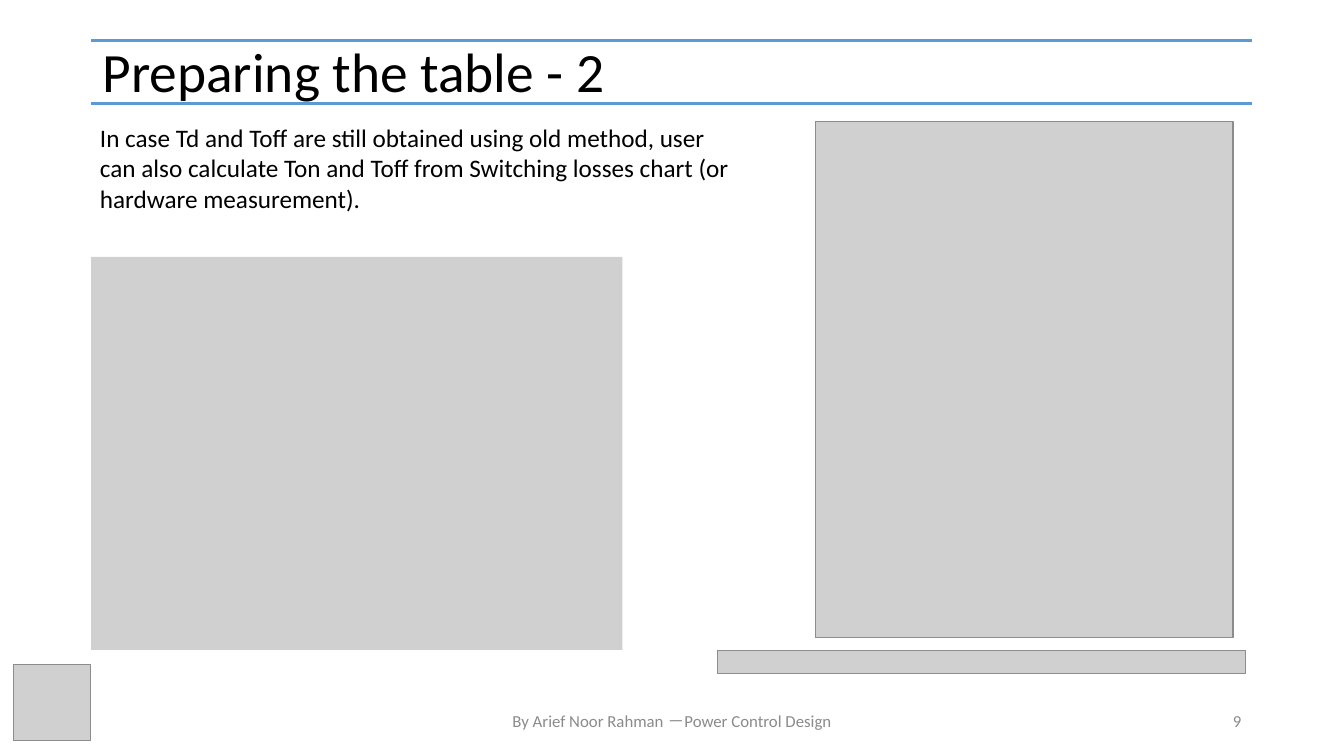
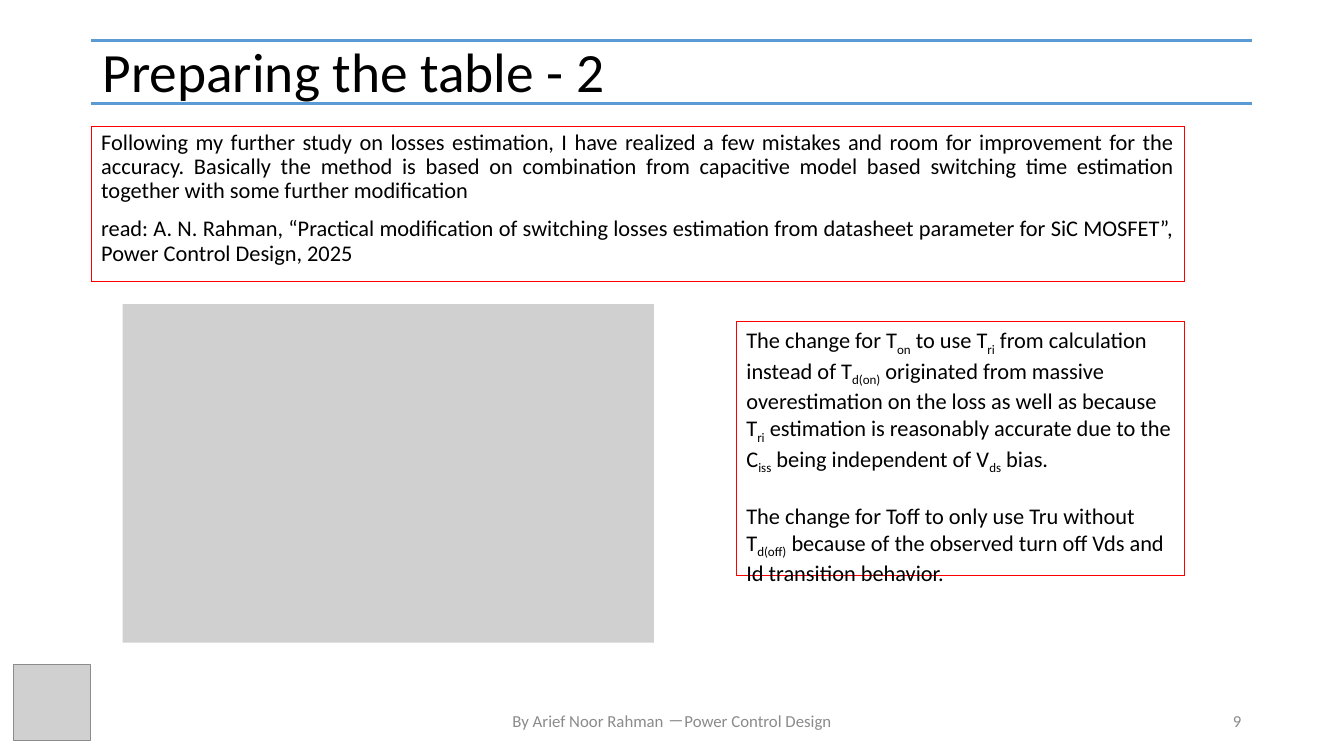
Before and after one commit to physicboy/QSPICE, a slide deck: slide 9 of Ideal PWL Transient Losses Analysis/PWL Losses Analysis.pptx. Drawn at 1344x756 pixels with LibreOffice and Linux fonts; fonts in the diff are those of the drawing; grey boxes stand for pictures. Boxes give left, top, right and bottom in pixels: in the first picture for what was removed or moved away, otherwise in the second. Text is boxed around its words. In the diff, an @@ line names an element or a change of style, - is before the commit and + after.

```diff
--- a/Ideal PWL Transient Losses Analysis/PWL Losses Analysis.pptx
+++ b/Ideal PWL Transient Losses Analysis/PWL Losses Analysis.pptx
@@ text added at box(91, 126, 1185, 281), outline #FF0000 0.75 pt, 16 pt, text #000000 @@
+Following my further study on losses estimation, I have realized a few mistakes and room for improvement for the accuracy. Basically the method is based on combination from capacitive model based switching time estimation together with some further modification
+read: A. N. Rahman, “Practical modification of switching losses estimation from datasheet parameter for SiC MOSFET”, Power Control Design, 2025
@@ text removed at box(100, 129, 729, 212) @@
-In case Td and Toff are still obtained using old method, user can also calculate Ton and Toff from Switching losses chart (or hardware measurement).
@@ picture removed at box(816, 122, 1233, 637) @@
@@ picture: place and size @@
-picture at box(91, 257, 622, 650)
+picture at box(123, 304, 654, 643)
@@ rectangle added at box(737, 322, 1185, 576), outline #FF0000 0.75 pt, 16 pt, text #000000 @@
+The change for Ton to use Tri from calculation instead of Td(on) originated from massive overestimation on the loss as well as because Tri estimation is reasonably accurate due to the Ciss being independent of Vds bias.
+The change for Toff to only use Tru without Td(off) because of the observed turn off Vds and Id transition behavior.
@@ picture removed at box(717, 650, 1245, 674) @@
```
Also in this commit, not shown: 3 other slides changed, 22 other files.
